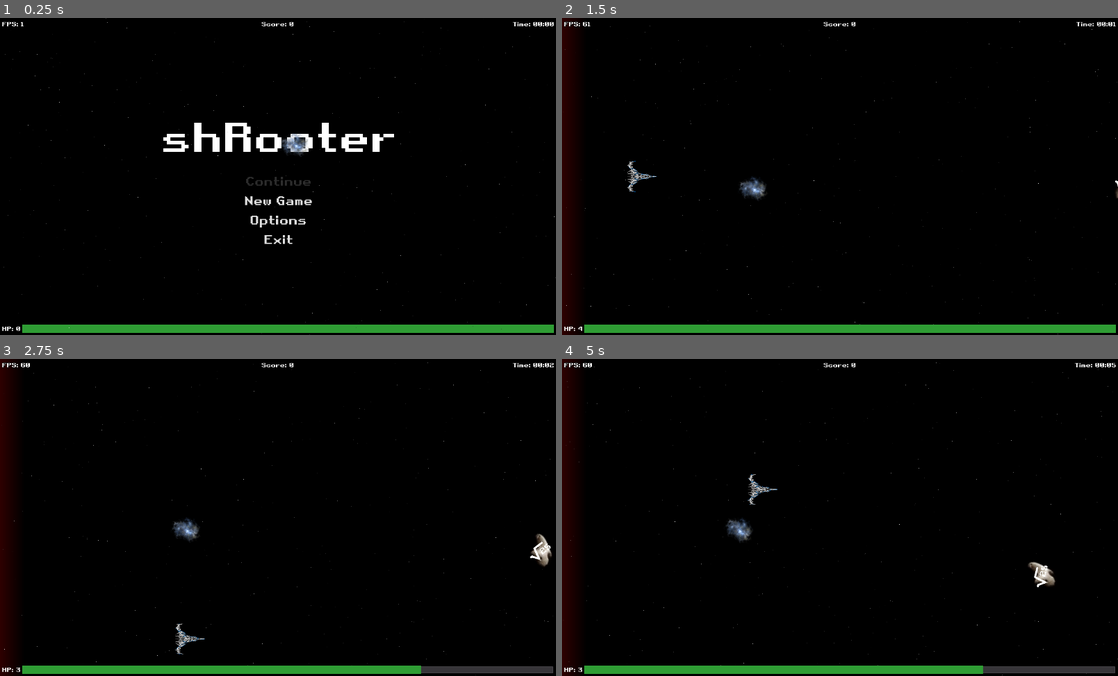
Above: before the commit, frames 1-4 (two rows, left to right).
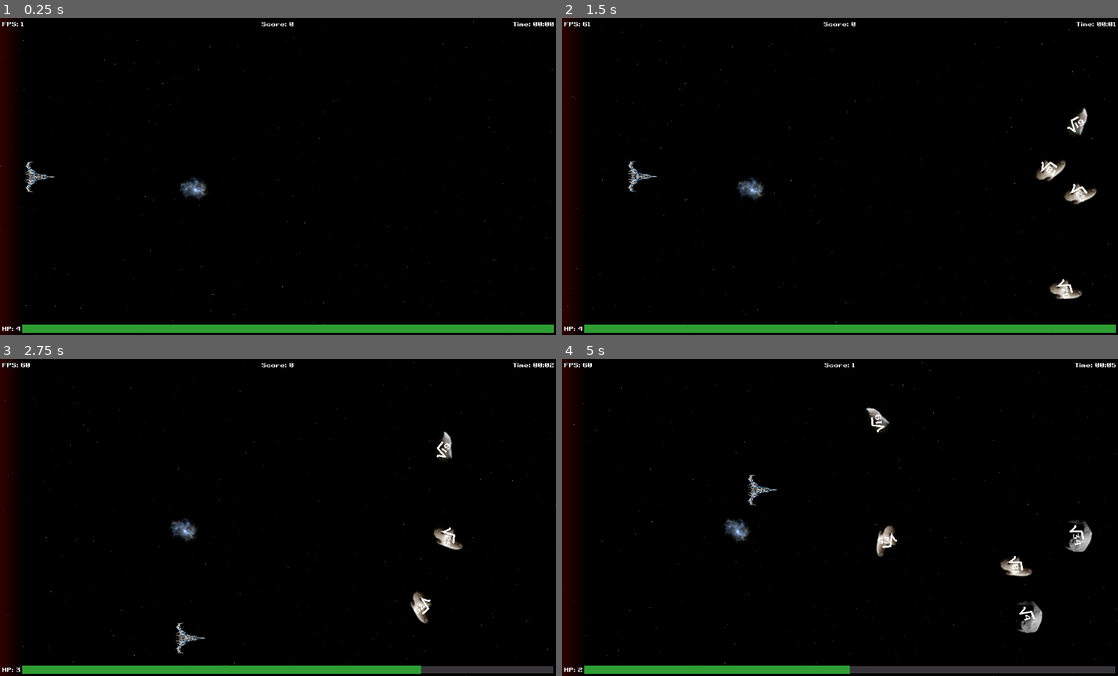
Above: after the commit, the same moments.

Repository: gingerr/ggj-2023-roots-one
Game: Godot game, scene res://Game.tscn
Same seed, same stepped clock (60 frames per second), same inputs: the game is played once before the commit and once after it. Before the commit the project starts from res://MainMenu.tscn.
Inputs (mouse positions are in pixels of both pictures, inside the frame that each line leads up to):
- Up to frame 1 (0.25 s): no input
- Up to frame 2 (1.5 s): click (840, 201) at 0.5 s, where only the run before the commit has a clickable "New Game"; tap Enter at 1.25 s; hold Right (ui_right) from 1.28 s (still down)
- Up to frame 3 (2.75 s): tap Space at 1.52, 2.27 s; release Right (ui_right) at 2.03 s; hold Down (ui_down) from 2.03 s (still down)
- Up to frame 4 (5 s): release Down (ui_down) at 2.78 s; hold Right (ui_right) 2.78-3.53 s; hold Up (ui_up) 3.53-4.28 s; tap Space at 3.77, 4.52 s; hold Left (ui_left) from 4.28 s (still down)

The runs differ from the first frame. In frame 1, 4.5% of the frame differs, in the area x 0-100%, y 0-100%; in frame 2, 1.2%; in frame 3, 1.3%; in frame 4, 2.5%.

Commit message:
.

Diff:
--- a/EnemyRoot.gd
+++ b/EnemyRoot.gd
@@ -1,8 +1,9 @@
+class_name EnemyRoot
 extends Area2D
 
 var spin_speed     = 0.3
 var spin_direction = 1
-var velocity       = Vector2(-60, 0)
+var velocity       = Vector2(-100, 0)
 var difficulty     = 0
 
 func _ready():
@@ -13,14 +14,14 @@
 
 	# spin
 	randomize()
+	spin_speed = randf();
 	spin_direction = pow(-1, randi() % 2)
 
 	# speed
+	velocity.y = rand_range(0, velocity.x /3) * pow(-1, randi() % 2)
+
 	var boostSpeed = randf() + 1
-	velocity.y = rand_range(0, velocity.x /2) - velocity.x /2
 	velocity *= boostSpeed
-
-
 
 func configure(difficulty_level):
 	# difficulty
@@ -38,6 +39,10 @@
 func _process(delta):
 	# calulate new position
 	position += velocity * delta
+	if (position.y - 50 < HUD.topHeight):
+		velocity.y = abs(velocity.y)
+	elif position.y + 50 > get_viewport_rect().size.y - HUD.bottomHeight:
+		velocity.y = -abs(velocity.y)
 
 	rotate(spin_speed * delta * spin_direction)
 
@@ -48,7 +53,12 @@
 func explode():
 	queue_free();
 
-func _on_area_entered(area):
+func is_enemy_good():
+	if int(sqrt(difficulty)) == sqrt(difficulty):
+		return true
+	return false
+
+func _on_area_entered(area : Area2D):
 	if (area is Bullet):
 		area.queue_free()
 		explode()
@@ -56,12 +66,8 @@
 			get_node("/root/Game/Player").change_health(-1)
 		else:
 			HUD.increaseScore(1)
-
-func is_enemy_good():
-	if int(sqrt(difficulty)) == sqrt(difficulty):
-		return true
-	return false
-
+	elif "EnemyRoot" in area.get_name():
+		collide(area, self)
 
 func _on_player_colission(body: Node):
 	# hit player and despawn
@@ -69,9 +75,39 @@
 		explode()
 		body.change_health(-1)
 	# despawn on left screen side
-	if body.get_name() == "DeathZone":
+	if "DeathZone" in body.get_name():
 		explode()
 		if !is_enemy_good():
 			get_node("/root/Game/Player").change_health(-1)
 		else:
 			HUD.increaseScore(1)
+
+func collide(a, b):
+	var xDist = a.position.x - b.position.x
+	var yDist = a.position.y - b.position.y
+	var distSquared = xDist * xDist + yDist * yDist
+
+	var speedXocity = b.velocity.x - a.velocity.x
+	var speedYocity = b.velocity.y - a.velocity.y
+	var dotProduct = xDist * speedXocity + yDist * speedYocity;
+	# vector maths, used for checking if the objects moves towards
+	# one another.
+	if dotProduct > 0:
+		var collisionScale = dotProduct / distSquared;
+		var xCollision = xDist * collisionScale;
+		var yCollision = yDist * collisionScale;
+		# The Collision vector is the speed difference projected on the
+		# Dist vector,
+		# thus it is the component of the speed difference needed for
+		# the collision.
+
+		# simplified for mass.. so far both 1
+		var massA = 1
+		var massB = 1;
+		var combinedMass = massA + massB;
+		var collisionWeightA = 2 * massB / combinedMass;
+		var collisionWeightB = 2 * massA / combinedMass;
+		a.velocity.x += (collisionWeightA * xCollision);
+		a.velocity.y += (collisionWeightA * yCollision);
+		b.velocity.x -= (collisionWeightB * xCollision);
+		b.velocity.y -= (collisionWeightB * yCollision);
--- a/EnemyRoot.tscn
+++ b/EnemyRoot.tscn
@@ -21,14 +21,15 @@
 script = ExtResource( 5 )
 
 [node name="Label" type="Label" parent="."]
-margin_left = 72.0
-margin_top = -192.0
-margin_right = 1094.0
-margin_bottom = 445.0
+margin_left = -8.0
+margin_top = -212.0
+margin_right = 1014.0
+margin_bottom = 425.0
 custom_fonts/font = SubResource( 4 )
 text = "196"
 
 [node name="Sprite" type="Sprite" parent="."]
+scale = Vector2( 0.8, 1 )
 texture = ExtResource( 3 )
 
 [node name="CollisionPolygon2D" type="CollisionPolygon2D" parent="."]
--- a/Game.gd
+++ b/Game.gd
@@ -1,7 +1,7 @@
 extends Node2D
 
-const spawn_amount 				= 2
-const spawn_interval_in_seconds = 5
+const spawn_amount 				= 4
+const spawn_interval_in_seconds = 3
 var difficulty_level 			= 100;
 
 
--- a/project.godot
+++ b/project.godot
@@ -14,6 +14,11 @@
 "language": "GDScript",
 "path": "res://Bullet.gd"
 }, {
+"base": "Area2D",
+"class": "EnemyRoot",
+"language": "GDScript",
+"path": "res://EnemyRoot.gd"
+}, {
 "base": "KinematicBody2D",
 "class": "Player",
 "language": "GDScript",
@@ -26,6 +31,7 @@
 } ]
 _global_script_class_icons={
 "Bullet": "",
+"EnemyRoot": "",
 "Player": "",
 "Utils": ""
 }
@@ -33,7 +39,7 @@
 [application]
 
 config/name="shRooter"
-run/main_scene="res://MainMenu.tscn"
+run/main_scene="res://Game.tscn"
 config/icon="res://resources/icon.png"
 
 [autoload]
